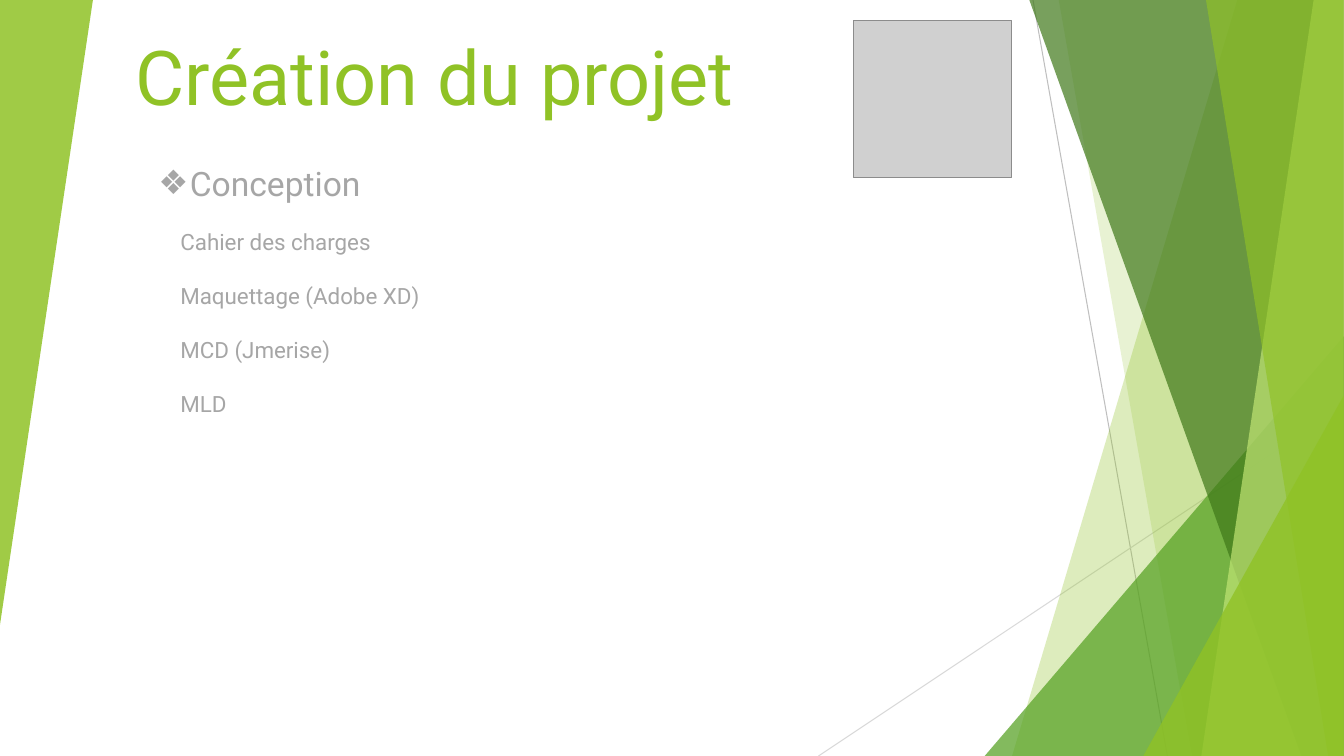
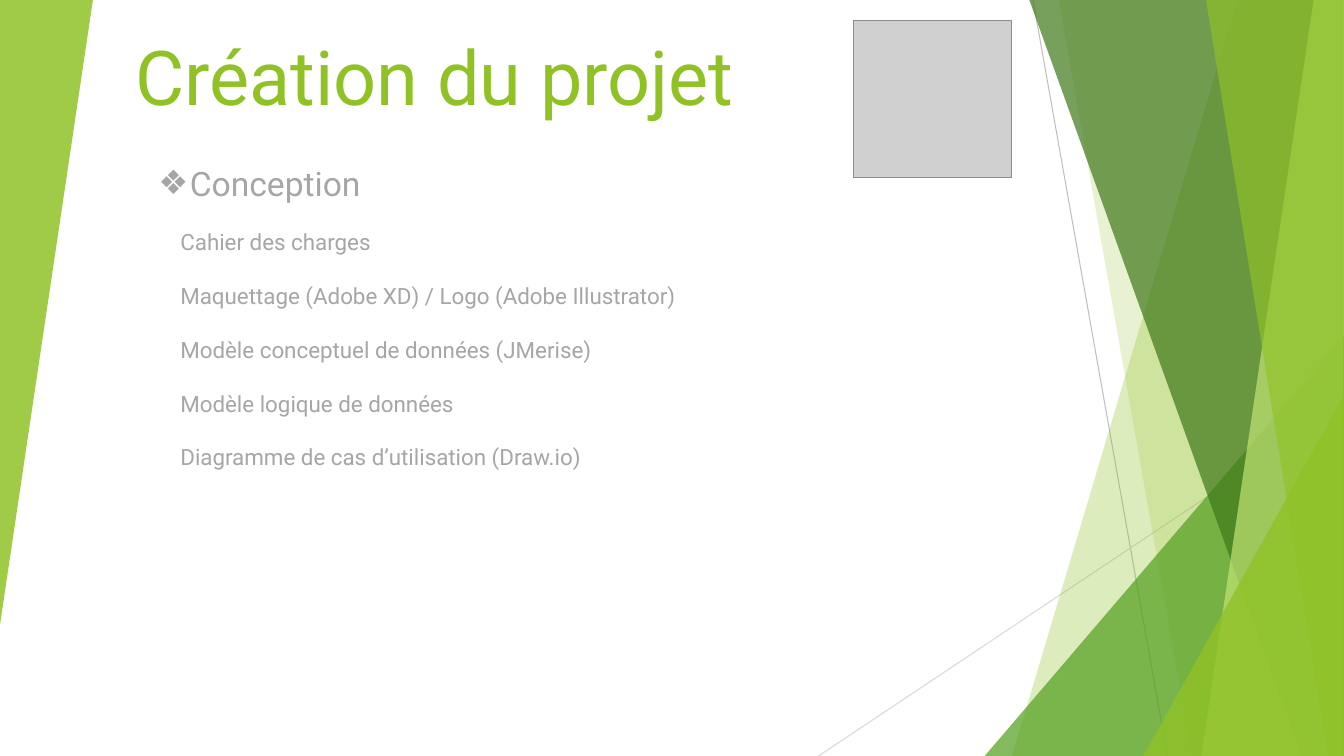
Before and after one commit to Sneak-ySnake/ProjetReseauSocialPro---Projet-fil-rouge, a slide deck: slide 3 of Presentation/PresentationTender.pptx. Drawn at 1344x756 pixels with LibreOffice and Linux fonts; fonts in the diff are those of the drawing; grey boxes stand for pictures. Boxes give left, top, right and bottom in pixels: in the first picture for what was removed or moved away, otherwise in the second. Text is boxed around its words. In the diff, an @@ line names an element or a change of style, - is before the commit and + after.

```diff
--- a/Presentation/PresentationTender.pptx
+++ b/Presentation/PresentationTender.pptx
@@ text at [180,286,676,470]: text changed @@
-Maquettage (Adobe XD)
-MCD (Jmerise)
-MLD
+Maquettage (Adobe XD) / Logo (Adobe Illustrator)
+Modèle conceptuel de données (JMerise)
+Modèle logique de données
+Diagramme de cas d’utilisation (Draw.io)
```
Also in this commit, not shown: 1 other slide changed, 1 slide removed.
